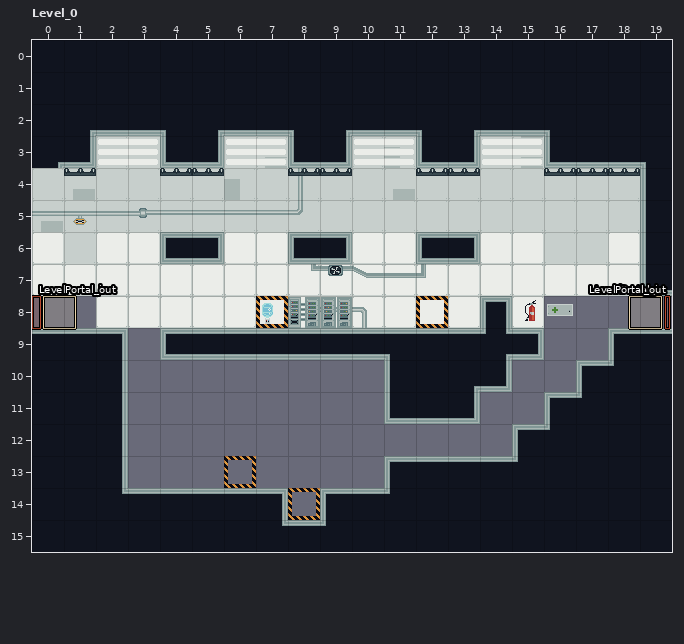
A LDtk project gets an edit: res/level/TestLevel.ldtk. Above is the file before it was changed.
Cells are 32x32 px. Shown: Level_0 x 0..19, y 0..15. The commit also changed other parts of the map, which this record leaves out.
The result:
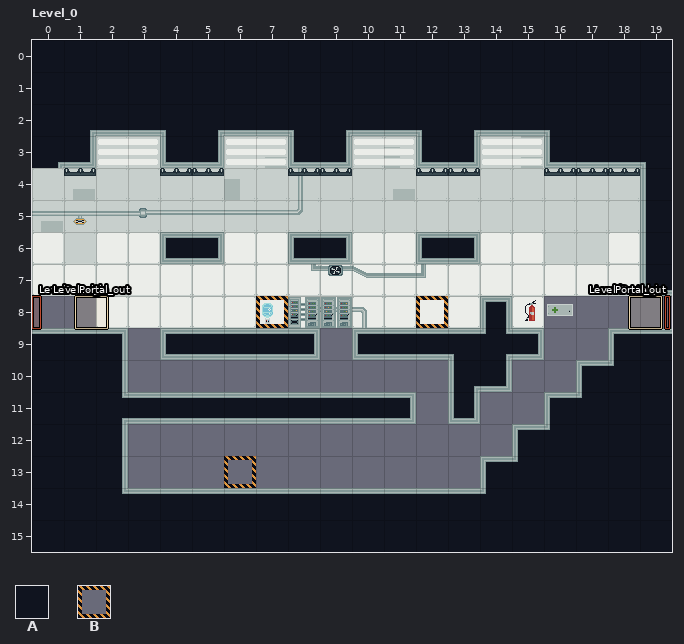
Key: from "LabSolids": A 1; from "Mothman": B 249.
_ is an empty cell.
Objects are placed by their top-left corner, in cells (3,4 is the top-left corner of cell 3,4); size is 1x1 cell unless given.
From old to new:
Layer "LabSolids":
y 9: x 9 A -> _
y 10: x 11..12 AA -> __
y 11: x 3..10 ________ -> AAAAAAAA; x 12 A -> _
y 13: x 11..13 AAA -> ___
y 14: x 8 _ -> A
Layer "Entities":
changed: "LevelPortal_out" rectangle at 0.3,8 -> "LevelPortal_out" rectangle at 1.3,8
removed: B "MovingBlock" at 8,14
